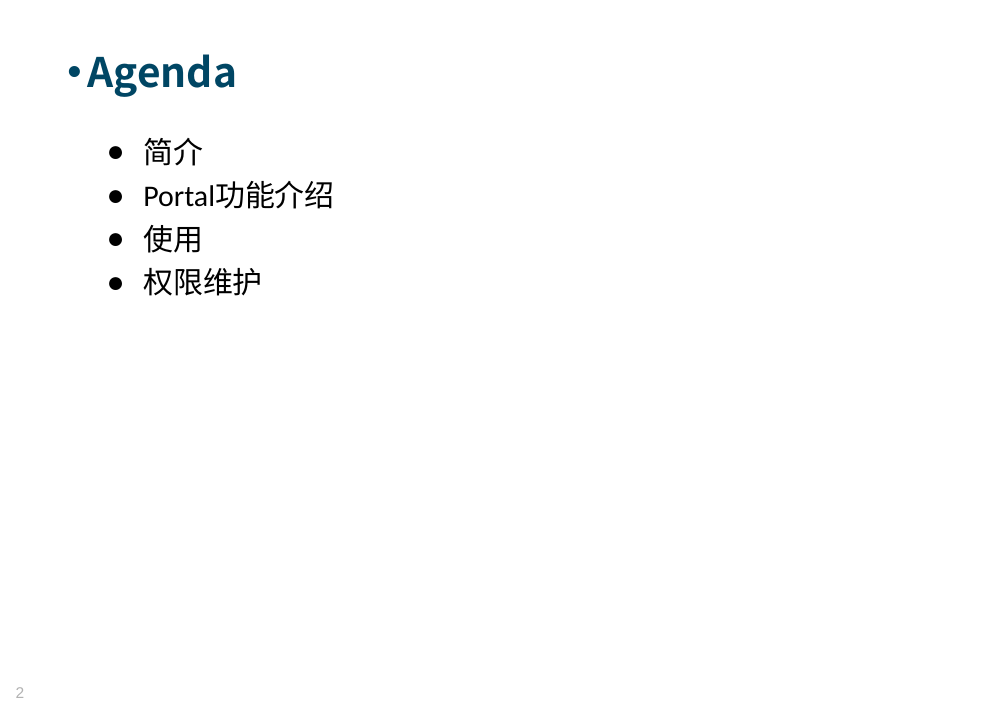
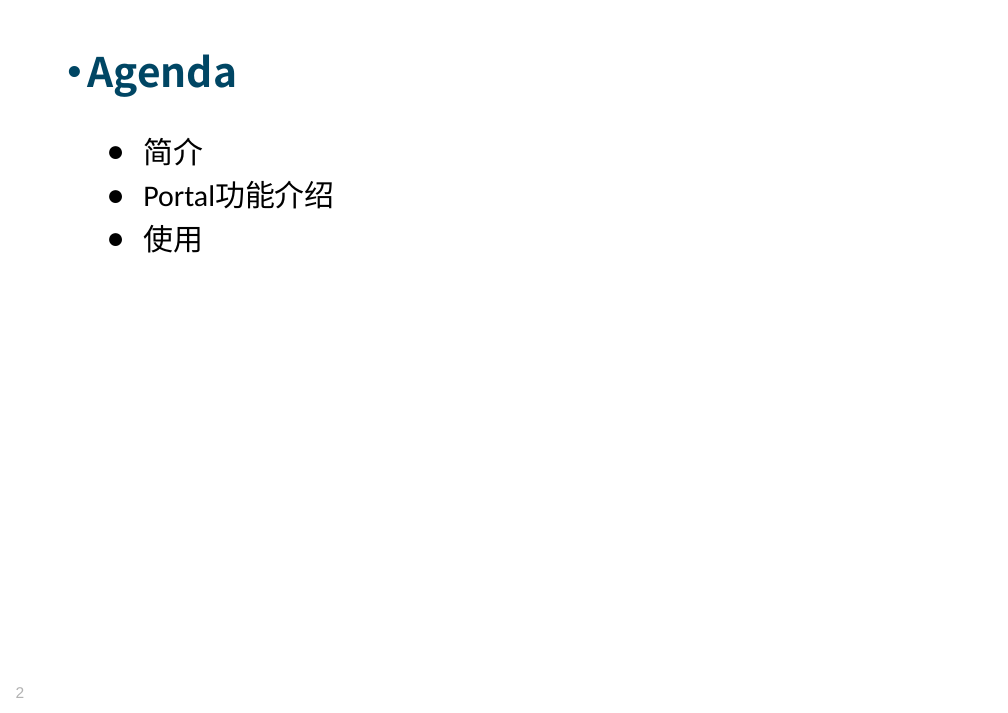
Before and after one commit to MosesZhu/Cube, a slide deck: slide 2 of Document/New Webframework Introduction.ppt. Drawn at 1008x713 pixels with LibreOffice and Linux fonts; fonts in the diff are those of the drawing; background and template pictures are left out. Boxes give left, top, right and bottom in pixels: in the first picture for what was removed or moved away, otherwise in the second. Text is boxed around its words. In the diff, an @@ line names an element or a change of style, - is before the commit and + after.

```diff
--- a/Document/New Webframework Introduction.ppt
+++ b/Document/New Webframework Introduction.ppt
@@ text at (x1=143, y1=268, x2=263, y2=296): paragraph removed @@
-● 权限维护
```
Also in this commit, not shown: 1 other slide changed, 9 slides added, 15 other files.
